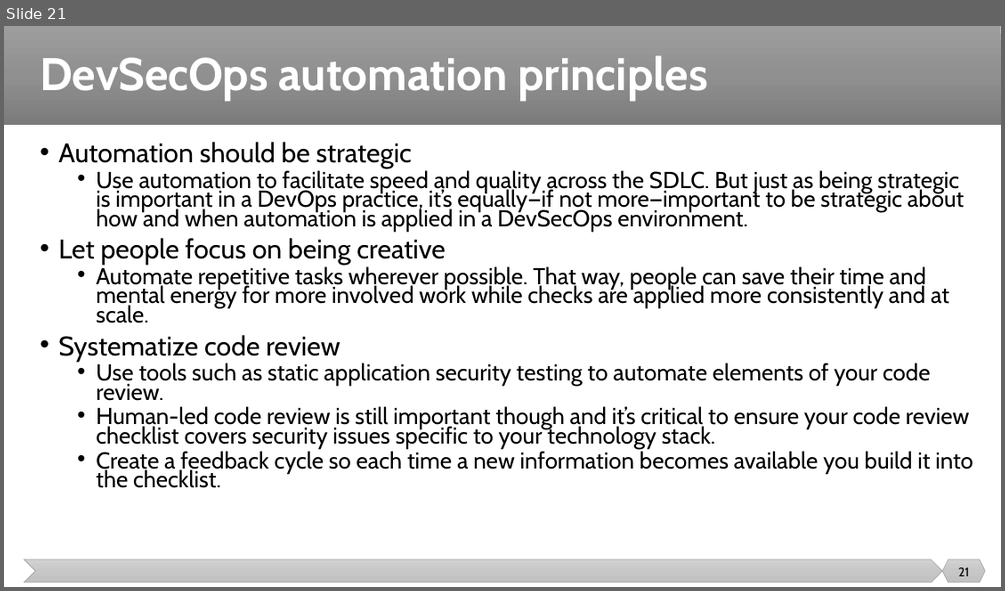
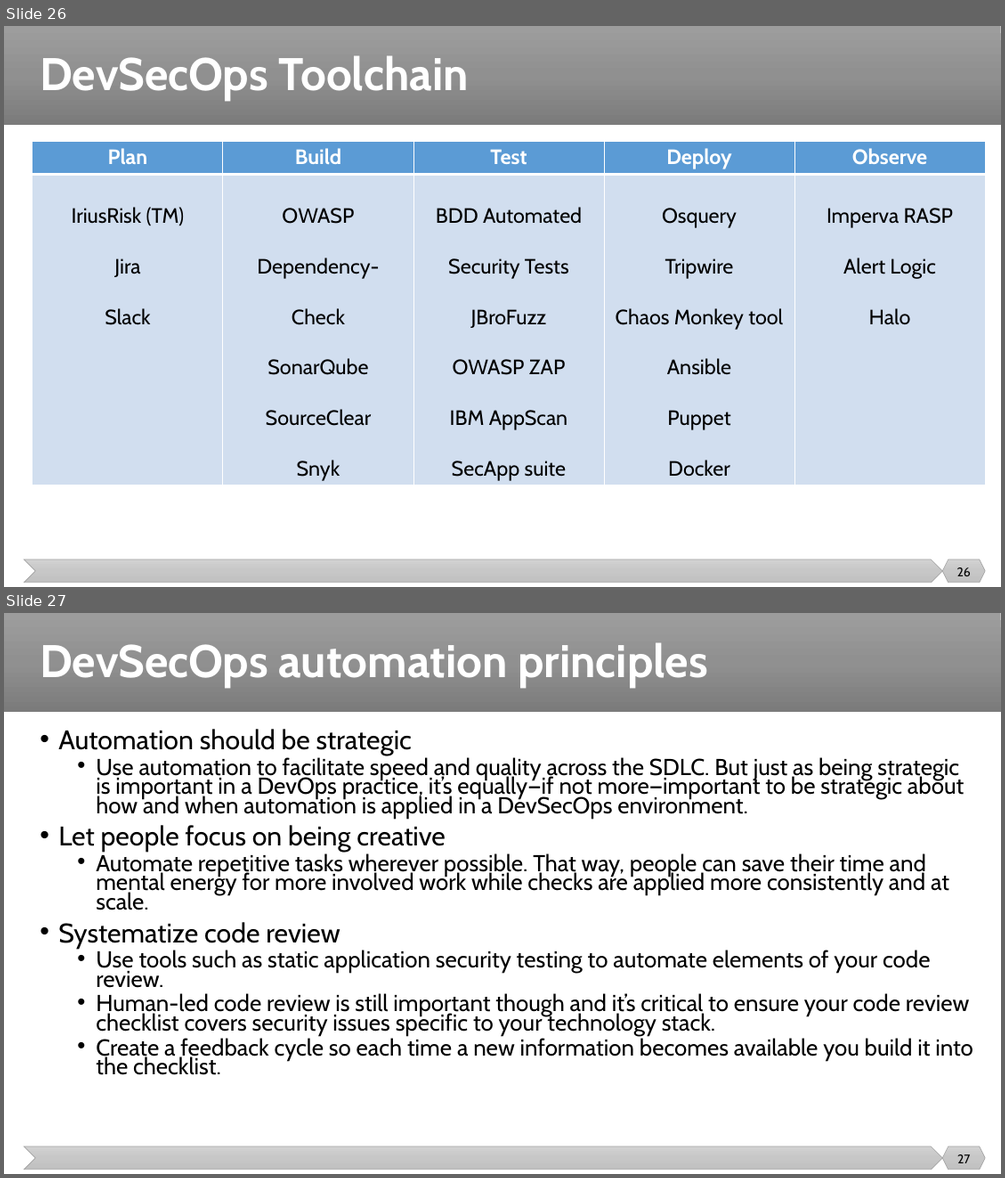
Before and after one commit to malenezi/malenezi, a slide deck: SE489/Lectures/9-DevSecOps/DevSecOps.pptx. Shown one above the other, each under a label of ours: slide 21 before the commit, slides 26 and 27 after it. The pictures are 1005x591 and 1005x1178 pixels, drawn with LibreOffice and Linux fonts; fonts in the diff are those of the drawing. Boxes give left, top, right and bottom in pixels: in the first picture for what was removed or moved away, otherwise in the second. Text is boxed around its words. In the diff, an @@ line names an element or a change of style, - is before the commit and + after.

```diff
--- a/SE489/Lectures/9-DevSecOps/DevSecOps.pptx
+++ b/SE489/Lectures/9-DevSecOps/DevSecOps.pptx
@@ slide 26 added at (x1=4, y1=26, x2=1001, y2=587), background #FFFFFF; not listed: 3 template elements that a slide beside it also shows @@
@@ title added at (x1=40, y1=55, x2=469, y2=100), 44 pt, text #FFFFFF, bold @@
+DevSecOps Toolchain
@@ table added at (x1=32, y1=141, x2=986, y2=484), 2 rows, 5 columns @@
+Plan | Build | Test | Deploy | Observe
+IriusRisk (TM) / Jira / Slack | OWASP Dependency-Check / SonarQube / SourceClear / Snyk | BDD Automated Security Tests / JBroFuzz / OWASP ZAP / IBM AppScan / SecApp suite | Osquery / Tripwire / Chaos Monkey tool / Ansible / Puppet / Docker | Imperva RASP / Alert Logic / Halo
@@ page number added at (x1=957, y1=567, x2=971, y2=576), 12 pt, text #000000 @@
+26
@@ what was slide 21 is now slide 27 @@
@@ page number at (x1=957, y1=1154, x2=970, y2=1163): text changed @@
-21
+27
```
Also in this commit, not shown: 1 slide changed, 11 other slides added, 1 other file.
